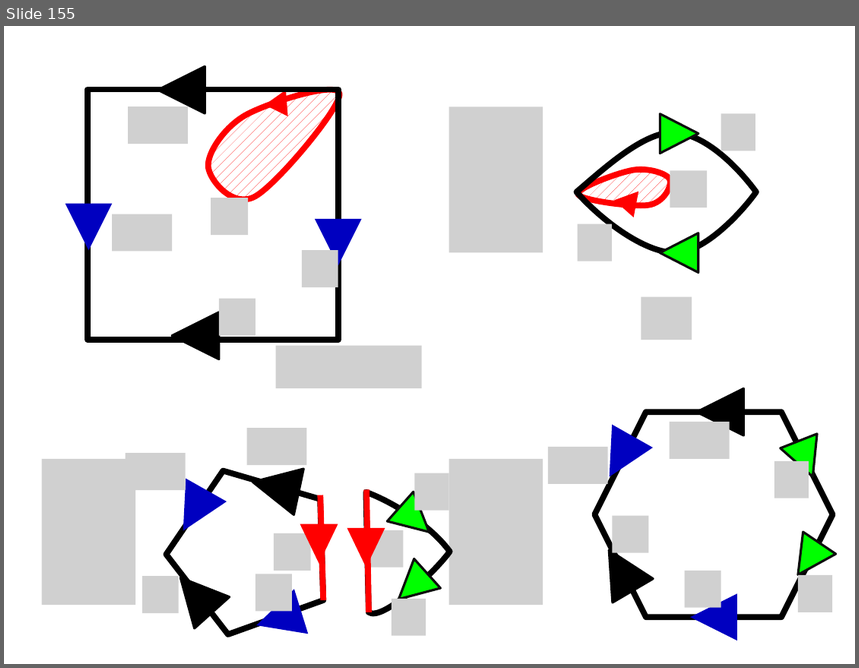
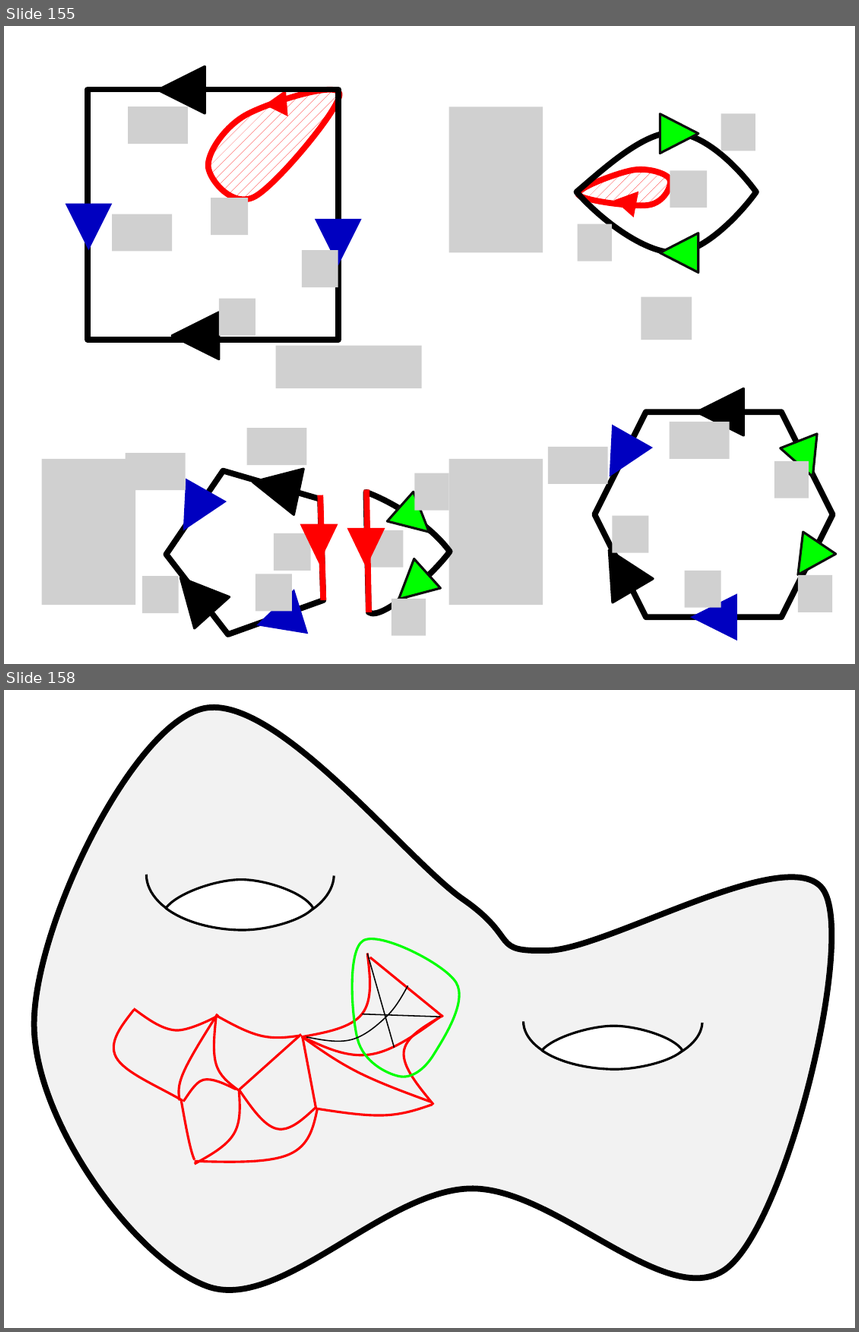
Before and after one commit to lutteropp/GeoTopo, a slide deck: images/Bilder.pptx. Shown one above the other, each under a label of ours: slide 155 before the commit, slides 155 and 158 after it; the slides between them are not shown. The pictures are 859x668 and 859x1332 pixels, drawn with LibreOffice and Linux fonts; fonts in the diff are those of the drawing; grey boxes stand for pictures. Boxes give left, top, right and bottom in pixels: in the first picture for what was removed or moved away, otherwise in the second. Text is boxed around its words. In the diff, an @@ line names an element or a change of style, - is before the commit and + after.

```diff
--- a/images/Bilder.pptx
+++ b/images/Bilder.pptx
@@ slide 158 added at (x1=4, y1=690, x2=855, y2=1328), background #FFFFFF @@
@@ freeform shape added at (x1=34, y1=707, x2=832, y2=1290), fill #F2F2F2, outline #000000 5 pt @@
@@ arc (boxed as its full ellipse) added at (x1=146, y1=819, x2=333, y2=929), outline #000000 2 pt @@
@@ freeform shape added at (x1=166, y1=880, x2=313, y2=930), fill #FFFFFF, outline #000000 2 pt @@
@@ freeform shape added at (x1=306, y1=916, x2=482, y2=1091), outline #00FF00 2 pt @@
@@ freeform shape added at (x1=301, y1=954, x2=370, y2=1037), outline #FF0000 2 pt @@
@@ line added from (367, 954) to (394, 1047), #000000 1 pt @@
@@ freeform shape added at (x1=370, y1=958, x2=443, y2=1017), outline #FF0000 2 pt @@
@@ arc (boxed as its full ellipse) added at (x1=523, y1=974, x2=702, y2=1068), outline #000000 2 pt @@
@@ freeform shape added at (x1=307, y1=986, x2=408, y2=1042), outline #000000 1 pt @@
@@ freeform shape added at (x1=113, y1=1010, x2=183, y2=1100), outline #FF0000 2 pt @@
@@ freeform shape added at (x1=133, y1=1009, x2=218, y2=1030), outline #FF0000 2 pt @@
@@ freeform shape added at (x1=179, y1=1015, x2=217, y2=1101), outline #FF0000 2 pt @@
@@ freeform shape added at (x1=215, y1=1017, x2=238, y2=1090), outline #FF0000 2 pt @@
@@ freeform shape added at (x1=216, y1=1016, x2=300, y2=1038), outline #FF0000 2 pt @@
@@ freeform shape added at (x1=303, y1=1017, x2=441, y2=1055), outline #FF0000 2 pt @@
@@ line added from (441, 1017) to (363, 1015), #000000 1 pt @@
@@ freeform shape added at (x1=404, y1=1016, x2=443, y2=1106), outline #FF0000 2 pt @@
@@ freeform shape added at (x1=542, y1=1026, x2=683, y2=1070), fill #FFFFFF, outline #000000 2 pt @@
@@ freeform shape added at (x1=238, y1=1035, x2=302, y2=1092), outline #FF0000 2 pt @@
@@ freeform shape added at (x1=303, y1=1037, x2=316, y2=1109), outline #FF0000 2 pt @@
@@ freeform shape added at (x1=303, y1=1037, x2=431, y2=1102), outline #FF0000 2 pt @@
@@ freeform shape added at (x1=181, y1=1100, x2=195, y2=1160), outline #FF0000 2 pt @@
@@ freeform shape added at (x1=183, y1=1080, x2=237, y2=1102), outline #FF0000 2 pt @@
@@ freeform shape added at (x1=195, y1=1091, x2=240, y2=1164), outline #FF0000 2 pt @@
@@ freeform shape added at (x1=239, y1=1090, x2=316, y2=1130), outline #FF0000 2 pt @@
@@ freeform shape added at (x1=195, y1=1109, x2=317, y2=1163), outline #FF0000 2 pt @@
@@ freeform shape added at (x1=316, y1=1104, x2=433, y2=1116), outline #FF0000 2 pt @@
```
Also in this commit, not shown: 3 slides changed, 4 other slides added, 1 slide removed, 11 other files.
